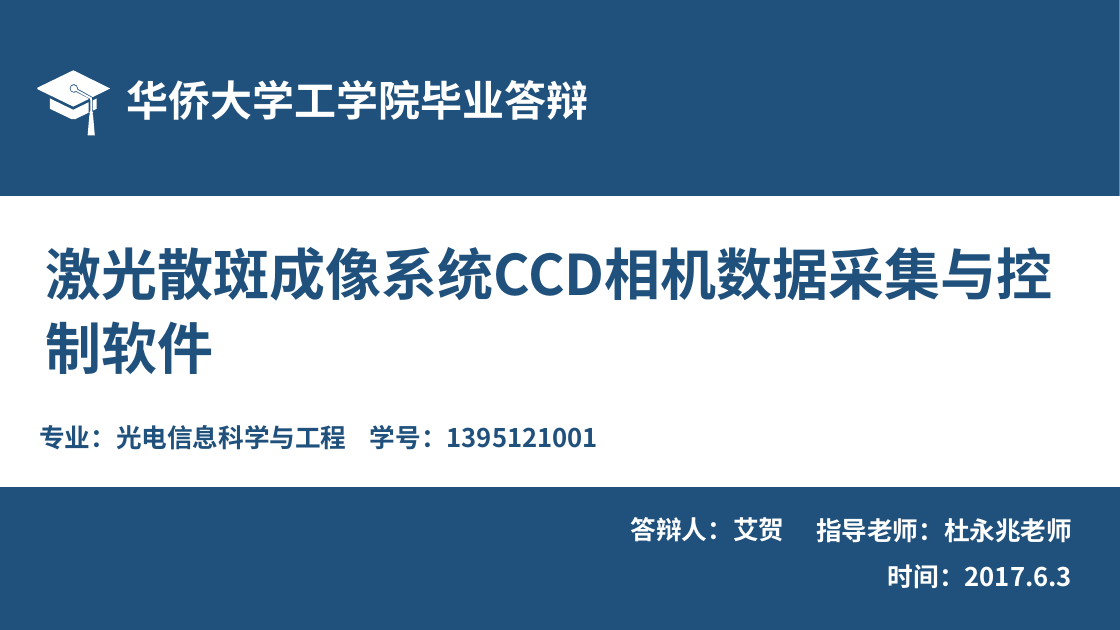
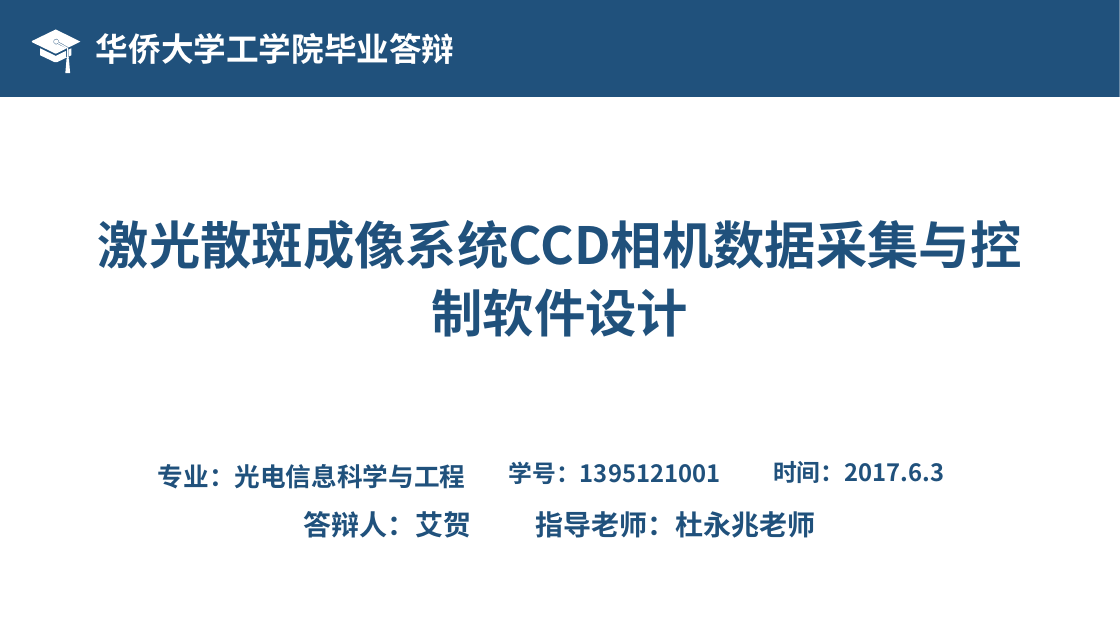
Before and after one commit to aihes/PylonCamera, a slide deck: slide 1 of paper/激光散斑系统CCD相机数据采集控制软件设计.ppt. Drawn at 1120x630 pixels with LibreOffice and Linux fonts; fonts in the diff are those of the drawing; background and template pictures are left out. Boxes give left, top, right and bottom in pixels: in the first picture for what was removed or moved away, otherwise in the second. Text is boxed around its words. In the diff, an @@ line names an element or a change of style, - is before the commit and + after.

```diff
--- a/paper/激光散斑系统CCD相机数据采集控制软件设计.ppt
+++ b/paper/激光散斑系统CCD相机数据采集控制软件设计.ppt
@@ rectangle: place and size @@
-rectangle at [0,0,1120,196]
+rectangle at [0,0,1119,97]
@@ freeform shape: place and size @@
-freeform shape at [38,71,111,135]
+freeform shape at [32,29,81,73]
@@ text "华侨大学工学院毕业答辩": place and size @@
-text "华侨大学工学院毕业答辩" at [127,80,589,120]
+text "华侨大学工学院毕业答辩" at [96,33,455,64]
@@ text "华侨大学工学院毕业答辩" at [96,33,455,64]: size 36 to 28 pt @@
@@ text at [98,220,1022,269]: text changed; size 48 to 44 pt @@
-激光散斑成像系统CCD相机数据采集与控制软件
+激光散斑成像系统CCD相机数据采集与控制软件设计
@@ text at [158,464,465,489]: text changed @@
-专业：光电信息科学与工程 学号：1395121001
+专业：光电信息科学与工程
@@ text added at [509,462,721,484], 20.4 pt, text #20517C, bold @@
+学号：1395121001
@@ text "时间：2017.6.3": place and size @@
-text "时间：2017.6.3" at [888,564,1072,589]
+text "时间：2017.6.3" at [773,461,944,483]
@@ text "时间：2017.6.3" at [773,461,944,483]: size 22 to 20.4 pt, text colour #FFFFFF to #20517C; alignment right to left; line spacing 0.9 to 0.8 @@
@@ rectangle removed at [0,487,1120,630] @@
@@ text "答辩人：艾贺" at [304,511,472,538]: size 22 to 24 pt, text colour #FFFFFF to #20517C; alignment right to left @@
@@ text "答辩人：艾贺": place and size @@
-text "答辩人：艾贺" at [631,517,785,542]
+text "答辩人：艾贺" at [304,511,472,538]
@@ text "指导老师：杜永兆老师": place and size @@
-text "指导老师：杜永兆老师" at [816,518,1072,543]
+text "指导老师：杜永兆老师" at [535,511,815,538]
@@ text "指导老师：杜永兆老师" at [535,511,815,538]: size 22 to 24 pt, text colour #FFFFFF to #20517C; alignment right to left @@
```
Also in this commit, not shown: 9 other slides changed, 2 slides added, 7 slides removed, 4 other files.
